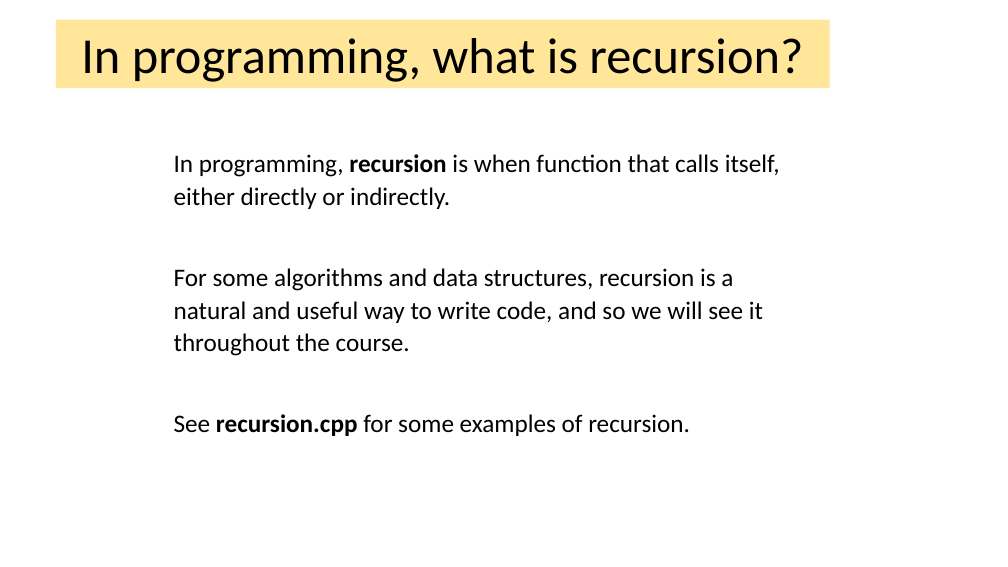
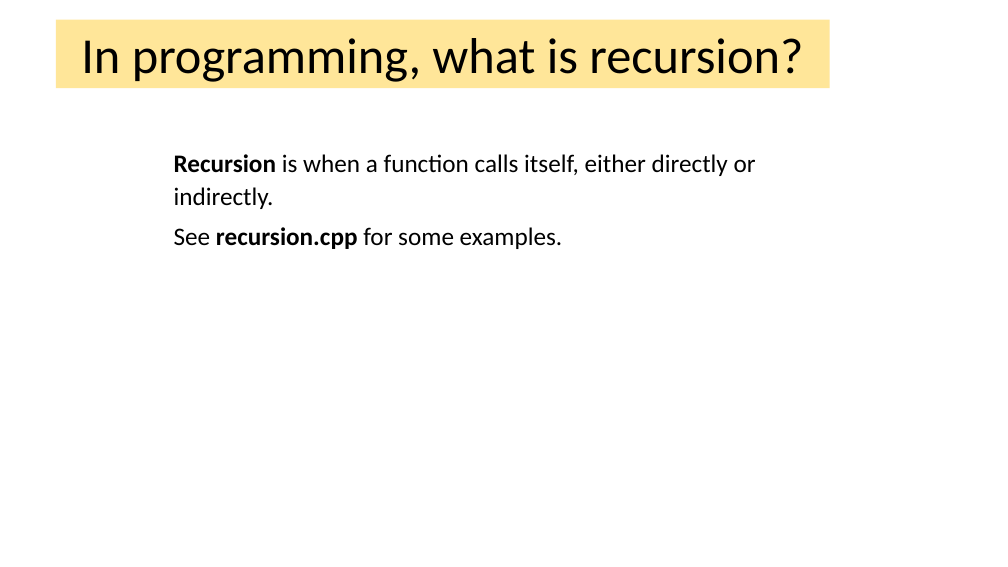
Before and after one commit to tjd1234/cmpt225fall2023, a slide deck: slide 22 of lecture_notes/week1/week1_intro.pptx (slide 21 before the commit). Drawn at 1008x567 pixels with LibreOffice and Linux fonts; fonts in the diff are those of the drawing. Boxes give left, top, right and bottom in pixels: in the first picture for what was removed or moved away, otherwise in the second. Text is boxed around its words. In the diff, an @@ line names an element or a change of style, - is before the commit and + after.

```diff
--- a/lecture_notes/week1/week1_intro.pptx
+++ b/lecture_notes/week1/week1_intro.pptx
@@ text at [174, 154, 756, 249]: text changed @@
-In programming, recursion is when function that calls itself, either directly or indirectly.
-For some algorithms and data structures, recursion is a natural and useful way to write code, and so we will see it throughout the course.
-See recursion.cpp for some examples of recursion.
+Recursion is when a function calls itself, either directly or indirectly.
+See recursion.cpp for some examples.
```
Also in this commit, not shown: 8 other slides changed, 2 slides added, 1 slide removed, 1 other file.
